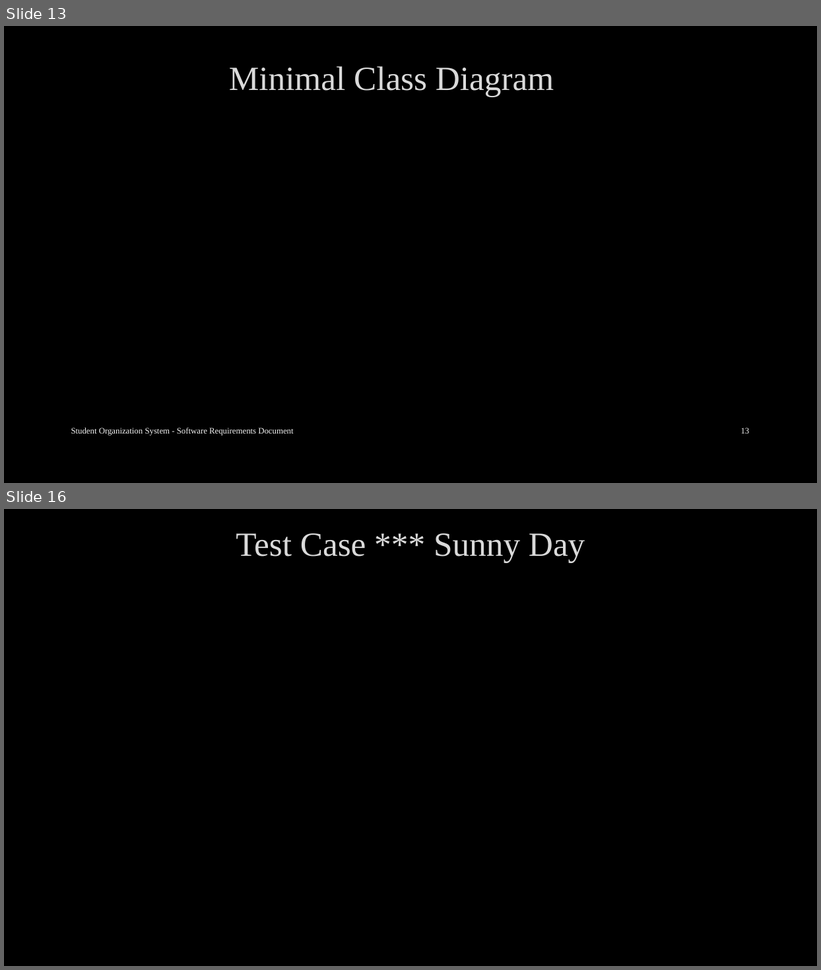
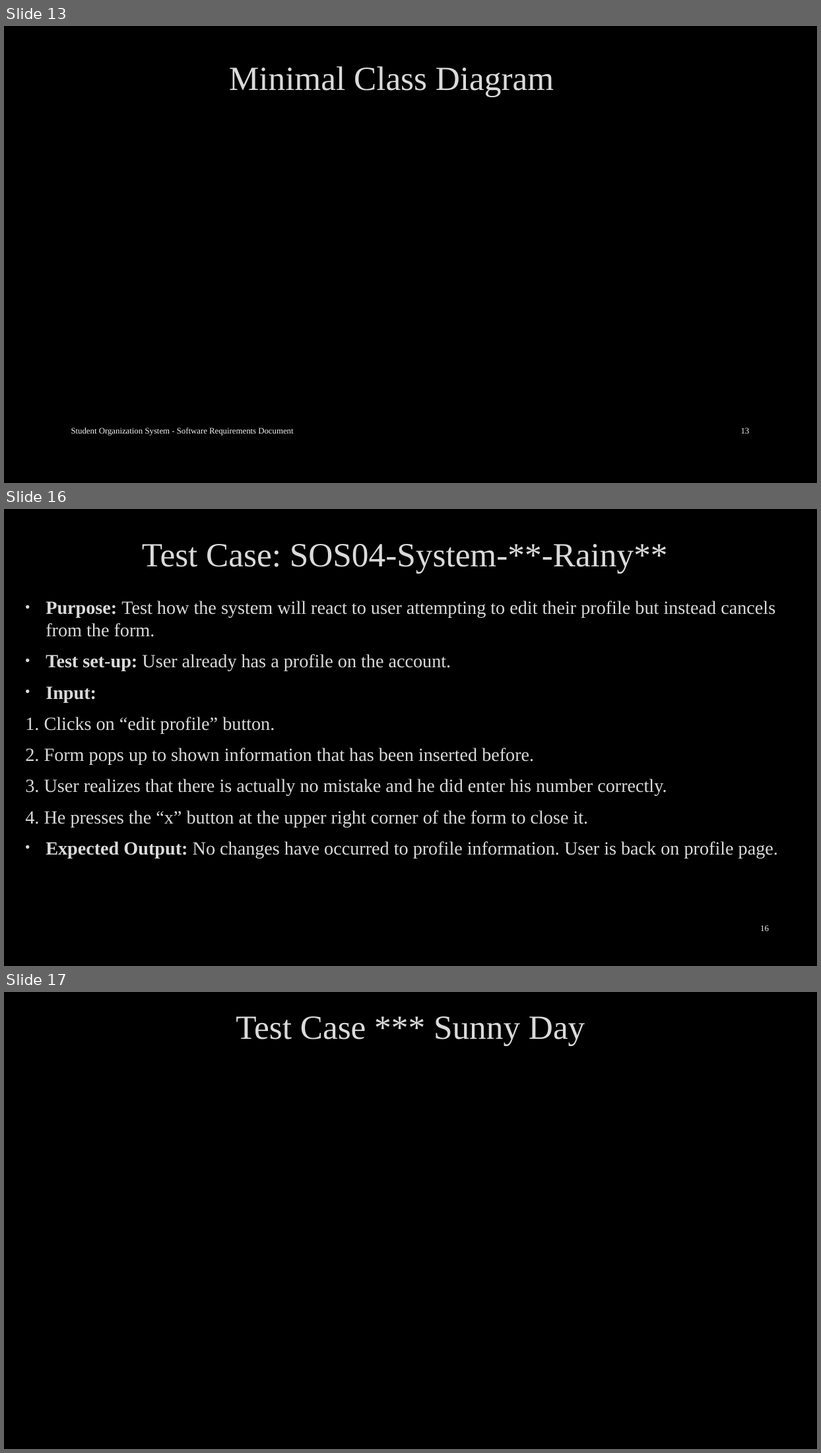
Before and after one commit to arocho032/CEN4010-Team-5, a slide deck: specifications/deliv3/SOS Deliverable Final Presentation.pptx. Shown one above the other, each under a label of ours: slides 13 and 16 before the commit, slides 13, 16 and 17 after it; the slides between them are not shown. The pictures are 821x970 and 821x1453 pixels, drawn with LibreOffice and Linux fonts; fonts in the diff are those of the drawing; background and template pictures are left out. Boxes give left, top, right and bottom in pixels: in the first picture for what was removed or moved away, otherwise in the second. Text is boxed around its words. In the diff, an @@ line names an element or a change of style, - is before the commit and + after.

```diff
--- a/specifications/deliv3/SOS Deliverable Final Presentation.pptx
+++ b/specifications/deliv3/SOS Deliverable Final Presentation.pptx
@@ slide 16 added at bbox=[4, 509, 817, 966], background #000000 @@
@@ title added at bbox=[142, 544, 668, 574], 40 pt, text #DADADA @@
+Test Case: SOS04-System-**-Rainy**
@@ text added at bbox=[25, 601, 778, 858], 22 pt, text #DADADA @@
+• Purpose: Test how the system will react to user attempting to edit their profile but instead cancels from the form.
+• Test set-up: User already has a profile on the account.
+• Input:
+1. Clicks on “edit profile” button.
+2. Form pops up to shown information that has been inserted before.
+3. User realizes that there is actually no mistake and he did enter his number correctly.
+4. He presses the “x” button at the upper right corner of the form to close it.
+• Expected Output: No changes have occurred to profile information. User is back on profile page.
@@ page number added at bbox=[760, 925, 769, 931], 10 pt, text #F2F2F2 @@
+16
@@ what was slide 16 is now slide 17 @@
```
Also in this commit, not shown: 2 other slides added, 2 slides removed, 1 other file.
